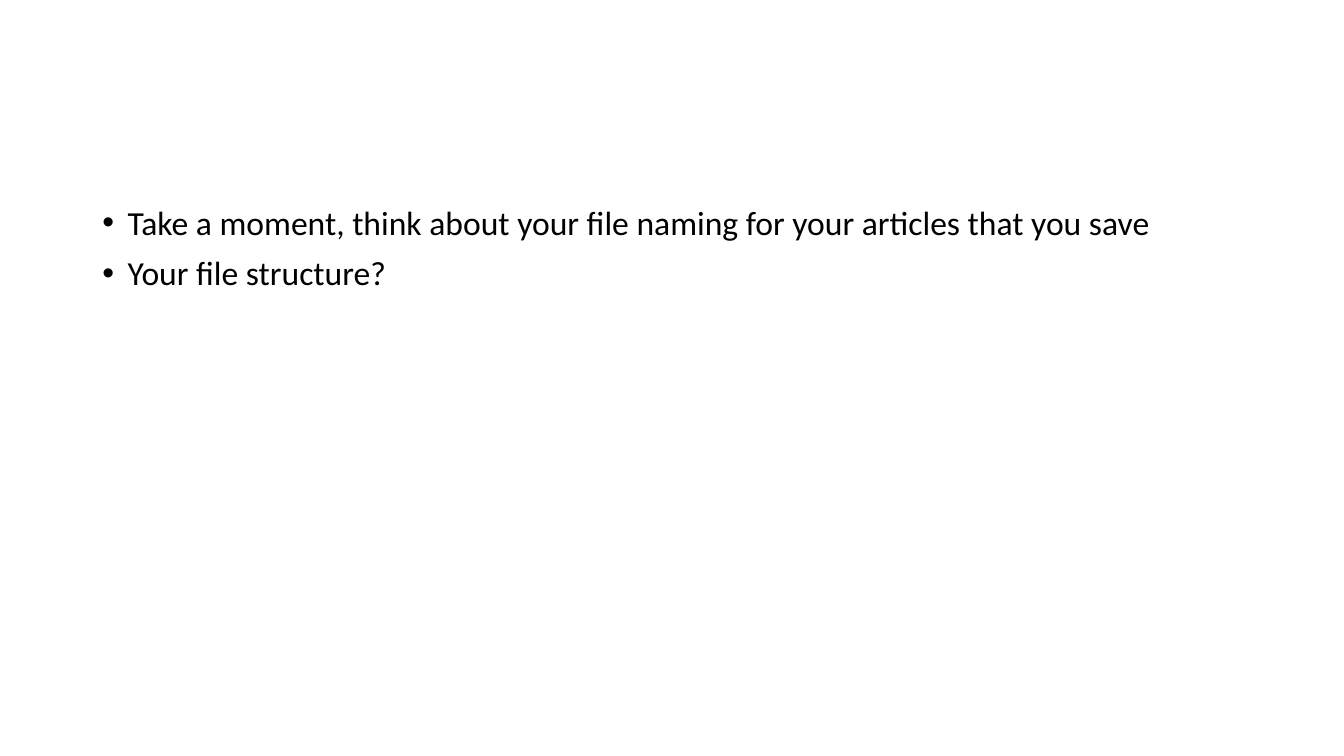
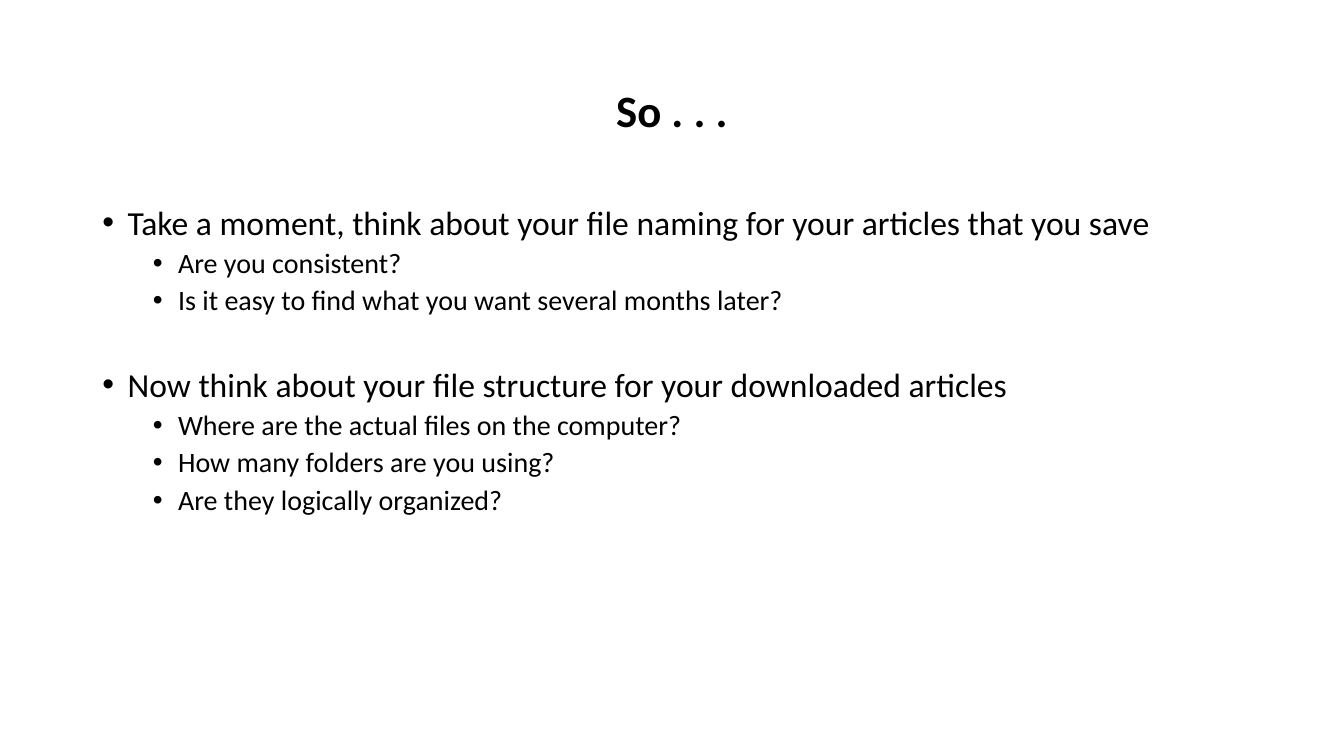
Before and after one commit to tibbben/teaching.data.literacy, a slide deck: slide 10 of UM_DataManagementClass/Lessons/04/04_FirstMeeting.pptx. Drawn at 1344x756 pixels with LibreOffice and Linux fonts; fonts in the diff are those of the drawing. Boxes give left, top, right and bottom in pixels: in the first picture for what was removed or moved away, otherwise in the second. Text is boxed around its words. In the diff, an @@ line names an element or a change of style, - is before the commit and + after.

```diff
--- a/UM_DataManagementClass/Lessons/04/04_FirstMeeting.pptx
+++ b/UM_DataManagementClass/Lessons/04/04_FirstMeeting.pptx
@@ title added at (616,97,661,128), 32 pt, text #000000, bold @@
+So . . .
@@ text at (128,253,1007,515): text changed; size 24 to 20 pt @@
-• Your file structure?
+  • Are you consistent?
+  • Is it easy to find what you want several months later?
+• Now think about your file structure for your downloaded articles
+  • Where are the actual files on the computer?
+  • How many folders are you using?
+  • Are they logically organized?
```
Also in this commit, not shown: 8 other slides changed, 1 slide removed, 1 other file.
